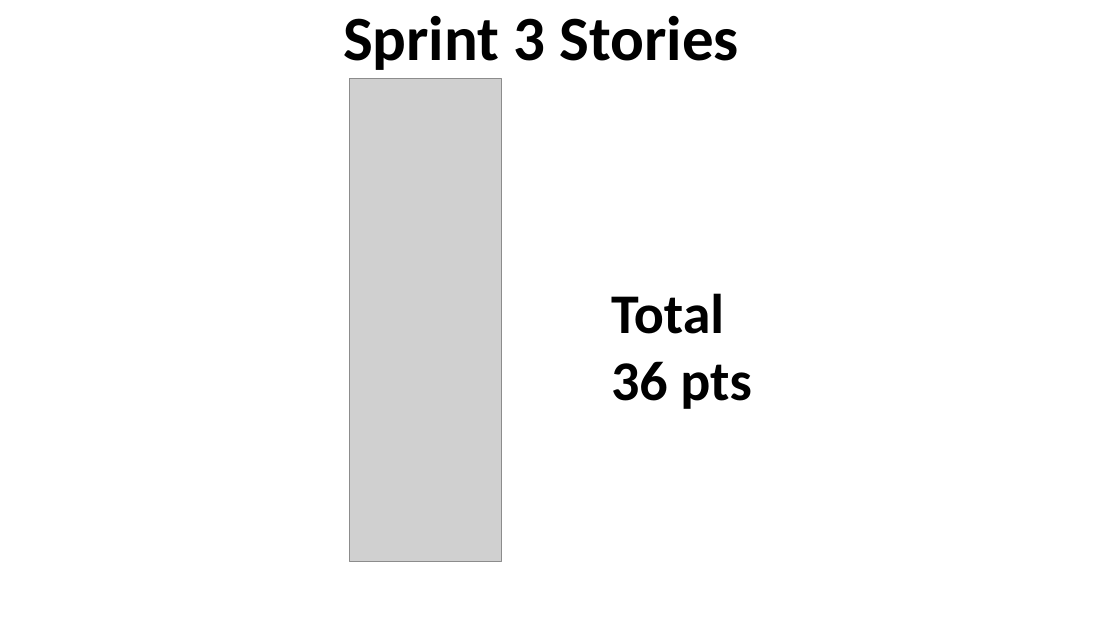
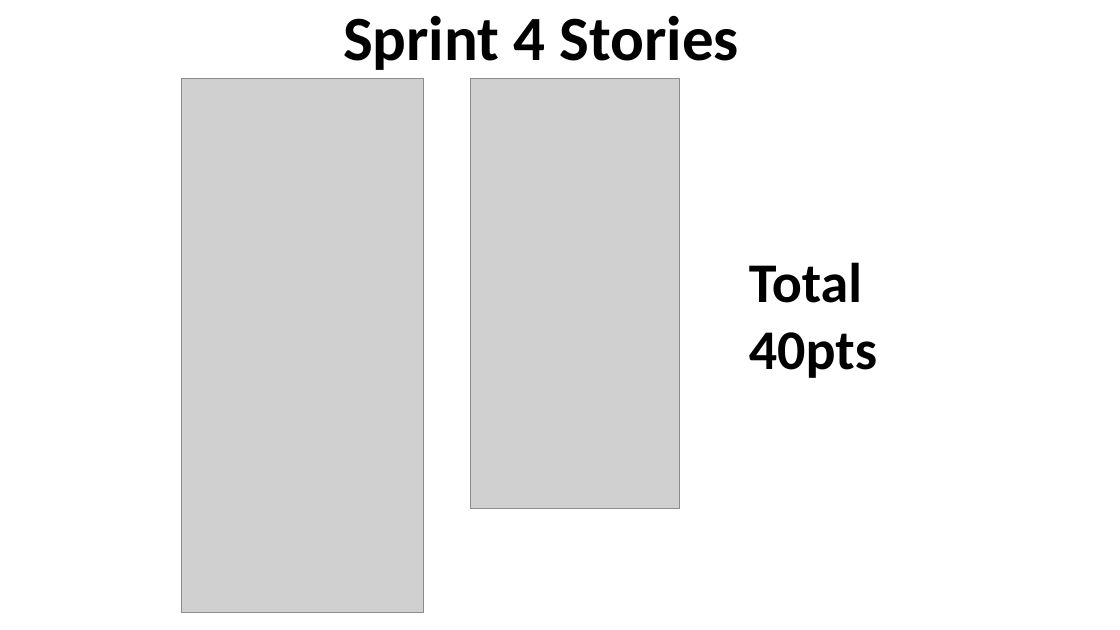
Before and after one commit to FIU-SCIS-Senior-Projects/Collaborative-Platform, a slide deck: slide 11 of Documents/Our Docs/Slides/Sprint3PresentationAdrian.pptx. Drawn at 1120x630 pixels with LibreOffice and Linux fonts; fonts in the diff are those of the drawing; grey boxes stand for pictures. Boxes give left, top, right and bottom in pixels: in the first picture for what was removed or moved away, otherwise in the second. Text is boxed around its words. In the diff, an @@ line names an element or a change of style, - is before the commit and + after.

Commit message:
Fixed print 3 presentation

```diff
--- a/Documents/Our Docs/Slides/Sprint3PresentationAdrian.pptx
+++ b/Documents/Our Docs/Slides/Sprint3PresentationAdrian.pptx
@@ text at bbox=[343, 15, 739, 70]: text changed @@
-Sprint 3 Stories
+Sprint 4 Stories
@@ picture added at bbox=[181, 79, 423, 613] @@
@@ picture removed at bbox=[350, 79, 502, 561] @@
@@ picture added at bbox=[471, 79, 680, 509] @@
@@ text at bbox=[749, 262, 877, 378]: text changed @@
-Total 36 pts
+Total 40pts
```
